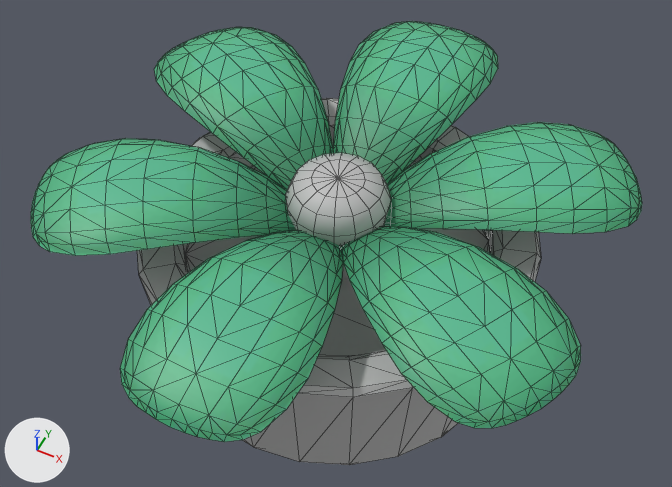
Two versions of the FBX model Assets/GameAssets/Models/Flower_Green.fbx, one commit apart.
Both versions are drawn from a 50 mm camera at (0.0764, -0.154, 0.224) aimed at (-0.0009, 0.0006, 0.0308). The axes (+X, +Y, +Z) are drawn at lower left. The lights are the same throughout. Mesh edges are drawn as thin lines. Where no turn or scale is listed for an object, it has been applied to the vertices. Vertices at the same position are counted once.

In view in the first picture: 'Flower_Pot_0', 'Petal_01__3375_Petal_01_6', 'pCylinder1'.
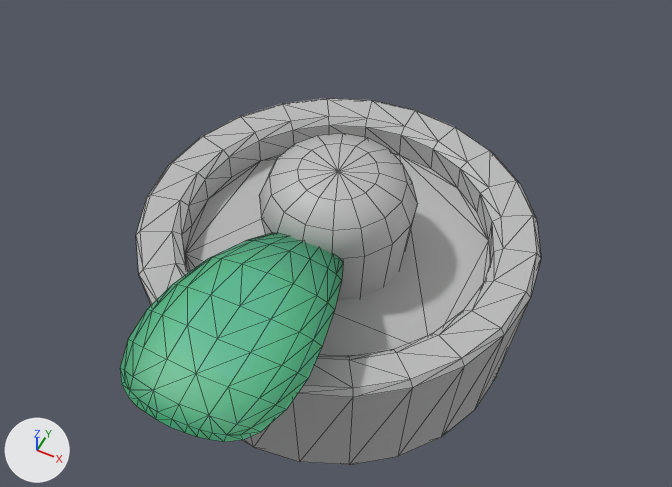
Patch to the scene script:
```diff
--- a/Assets/GameAssets/Models/Flower_Green.fbx.py
+++ b/Assets/GameAssets/Models/Flower_Green.fbx.py
@@ me_mesh_002 @@
 me_mesh_002.from_pydata(...)  # 65 vertices, 64 faces; spans x -0.0139..0.0139, y -0.0139..0.0139, z 0.029..0.0568
 # used by ob_pcylinder1; location = (0.0, 0.0, 0.0)
+# me_mesh_002 part 6: the whole mesh is scaled about the mesh origin by 1.5
 me_mesh_002.materials.append(mat_lambert1)
@@ me_mesh @@
 me_mesh.from_pydata(...)  # 618 vertices, 1008 faces; spans x -0.072..0.072, y -0.079..0.079, z 0.044..0.06
 # used by ob_petal_01__3375_petal_01_6; location = (0.0, 0.0, 0.0)
+# me_mesh part 1: the loose piece of 103 vertices spanning x -0.072..-0.006, y -0.051..0.0, z 0.044..0.06 is deleted
+# me_mesh part 2: the loose piece of 103 vertices spanning x 0.006..0.072, y -0.051..0.0, z 0.044..0.06 is deleted
+# me_mesh part 3: the loose piece of 103 vertices spanning x 0.006..0.072, y 0.0..0.051, z 0.044..0.06 is deleted
+# me_mesh part 4: the loose piece of 103 vertices spanning x -0.021..0.021, y 0.01..0.079, z 0.044..0.06 is deleted
+# me_mesh part 5: the loose piece of 103 vertices spanning x -0.072..-0.006, y 0.0..0.051, z 0.044..0.06 is deleted
 me_mesh.materials.append(mat_lambert6)
@@ ob_pcylinder1 @@
 ob_pcylinder1 = bpy.data.objects.new('pCylinder1', me_mesh_002)
-ob_pcylinder1.location = (0.0, 0.0, 0.0)
+ob_pcylinder1.location = (0.0, 0.0, -0.0258)
```

Boxes (x1, y1, x2, y2) around the edits, measured in the pictures (672 x 487 px):
'Petal_01__3375_Petal_01_6', reshaped (63% narrower, 50% shorter)
    before: (31, 21, 642, 442)
    after: (120, 233, 343, 442)
'pCylinder1', mesh rescaled, moved
    before: (285, 153, 391, 279)
    after: (259, 133, 418, 300)
part 1 of me_mesh, deleted (green)
    before: (31, 138, 296, 256)
part 2 of me_mesh, deleted (green)
    before: (341, 226, 581, 428)
part 3 of me_mesh, deleted (green)
    before: (384, 122, 642, 234)
part 4 of me_mesh, deleted (green)
    before: (333, 21, 498, 184)
part 5 of me_mesh, deleted (green)
    before: (154, 27, 334, 189)
'Flower_Pot_0', unchanged, uncovered by the edit
    before: (137, 98, 541, 465)
    after: (136, 98, 541, 465)
